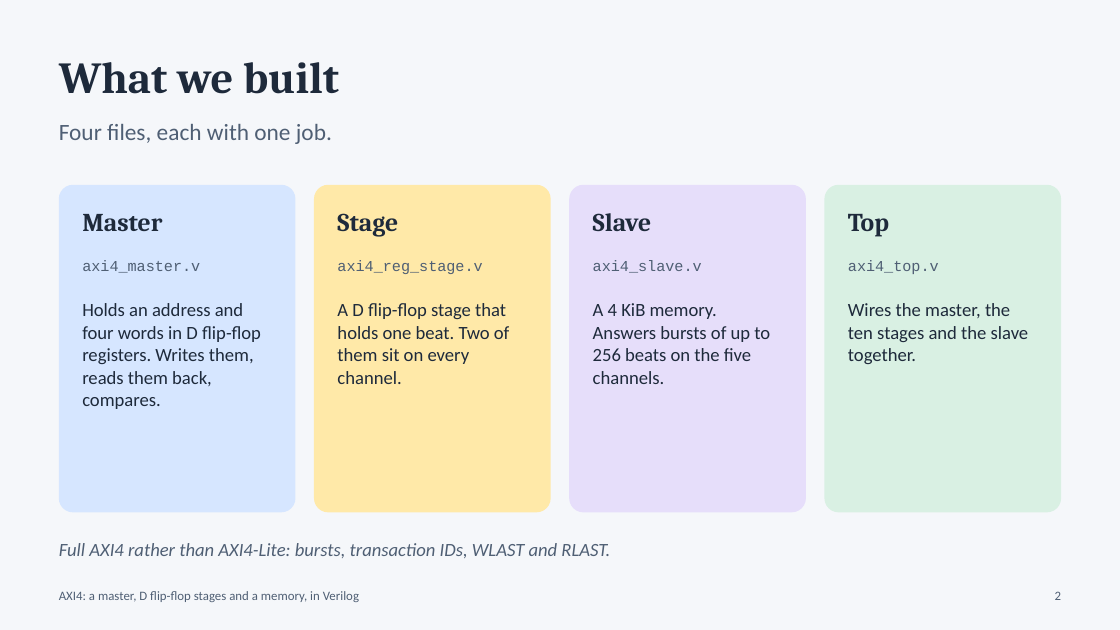
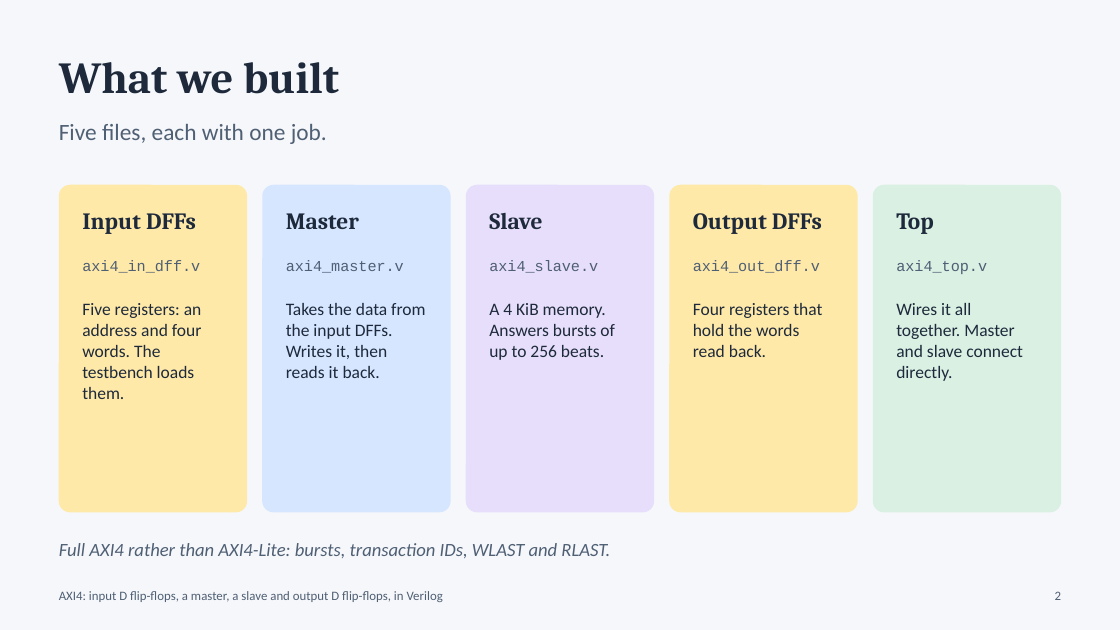
Before and after one commit to Moksha2709/Axi4_FPGA_Implementation, a slide deck: slide 2 of docs/AXI4_Viva_Presentation.pptx. Drawn at 1120x630 pixels with LibreOffice and Linux fonts; fonts in the diff are those of the drawing. Boxes give left, top, right and bottom in pixels: in the first picture for what was removed or moved away, otherwise in the second. Text is boxed around its words. In the diff, an @@ line names an element or a change of style, - is before the commit and + after.

```diff
--- a/docs/AXI4_Viva_Presentation.pptx
+++ b/docs/AXI4_Viva_Presentation.pptx
@@ text at (x1=59, y1=124, x2=327, y2=144): text changed @@
-Four files, each with one job.
+Five files, each with one job.
@@ rounded rectangle resized from (x1=59, y1=185, x2=296, y2=513) to (x1=59, y1=185, x2=247, y2=513) @@
@@ rounded rectangle at (x1=59, y1=185, x2=247, y2=513): fill #D6E6FF to #FFE9A8 @@
@@ rounded rectangle resized from (x1=314, y1=185, x2=551, y2=513) to (x1=262, y1=185, x2=450, y2=513) @@
@@ rounded rectangle at (x1=262, y1=185, x2=450, y2=513): fill #FFE9A8 to #D6E6FF @@
@@ size 22 to 20 pt in 3 elements at (x1=896, y1=213, x2=933, y2=234), (x1=489, y1=213, x2=542, y2=229), (x1=286, y1=213, x2=359, y2=229) @@
@@ text "Master" moved from (x1=82, y1=214, x2=162, y2=231) to (x1=286, y1=213, x2=359, y2=229) @@
@@ rounded rectangle resized from (x1=570, y1=185, x2=807, y2=513) to (x1=466, y1=185, x2=655, y2=513) @@
@@ text "Slave" moved from (x1=593, y1=213, x2=651, y2=231) to (x1=489, y1=213, x2=542, y2=229) @@
@@ rounded rectangle added at (x1=670, y1=185, x2=858, y2=513), fill #FFE9A8 @@
@@ rounded rectangle resized from (x1=824, y1=185, x2=1061, y2=513) to (x1=873, y1=185, x2=1061, y2=513) @@
@@ text "Top" moved from (x1=848, y1=213, x2=889, y2=236) to (x1=896, y1=213, x2=933, y2=234) @@
@@ text added at (x1=82, y1=213, x2=196, y2=234), 20 pt, text #1E2A3B, bold @@
+Input DFFs
@@ text removed at (x1=337, y1=213, x2=398, y2=236) @@
-Stage
@@ text added at (x1=693, y1=213, x2=822, y2=234), 20 pt, text #1E2A3B, bold @@
+Output DFFs
@@ text added at (x1=82, y1=260, x2=200, y2=273), 13 pt, text #4F5F74 @@
+axi4_in_dff.v
@@ text "axi4_master.v" moved from (x1=82, y1=260, x2=200, y2=273) to (x1=286, y1=260, x2=404, y2=273) @@
@@ text removed at (x1=337, y1=260, x2=482, y2=274) @@
-axi4_reg_stage.v
@@ text "axi4_slave.v" moved from (x1=593, y1=260, x2=702, y2=273) to (x1=489, y1=260, x2=598, y2=273) @@
@@ text added at (x1=693, y1=260, x2=820, y2=273), 13 pt, text #4F5F74 @@
+axi4_out_dff.v
@@ text "axi4_top.v" moved from (x1=848, y1=260, x2=939, y2=274) to (x1=896, y1=260, x2=987, y2=274) @@
@@ text at (x1=82, y1=303, x2=202, y2=399): text changed; size 16 to 15 pt @@
-Holds an address and four words in D flip-flop registers. Writes them, reads them back, compares.
+Five registers: an address and four words. The testbench loads them.
@@ text added at (x1=286, y1=303, x2=425, y2=378), 15 pt, text #1E2A3B @@
+Takes the data from the input DFFs. Writes it, then reads it back.
@@ text removed at (x1=337, y1=303, x2=509, y2=384) @@
-A D flip-flop stage that holds one beat. Two of them sit on every channel.
@@ text at (x1=489, y1=303, x2=615, y2=360): text changed; size 16 to 15 pt @@
-A 4 KiB memory. Answers bursts of up to 256 beats on the five channels.
+A 4 KiB memory. Answers bursts of up to 256 beats.
@@ text added at (x1=693, y1=303, x2=822, y2=357), 15 pt, text #1E2A3B @@
+Four registers that hold the words read back.
@@ text at (x1=896, y1=303, x2=1023, y2=381): text changed; size 16 to 15 pt @@
-Wires the master, the ten stages and the slave together.
+Wires it all together. Master and slave connect directly.
@@ text at (x1=59, y1=591, x2=443, y2=602): text changed @@
-AXI4: a master, D flip-flop stages and a memory, in Verilog
+AXI4: input D flip-flops, a master, a slave and output D flip-flops, in Verilog
```
Also in this commit, not shown: 15 other slides changed, 8 other files.
